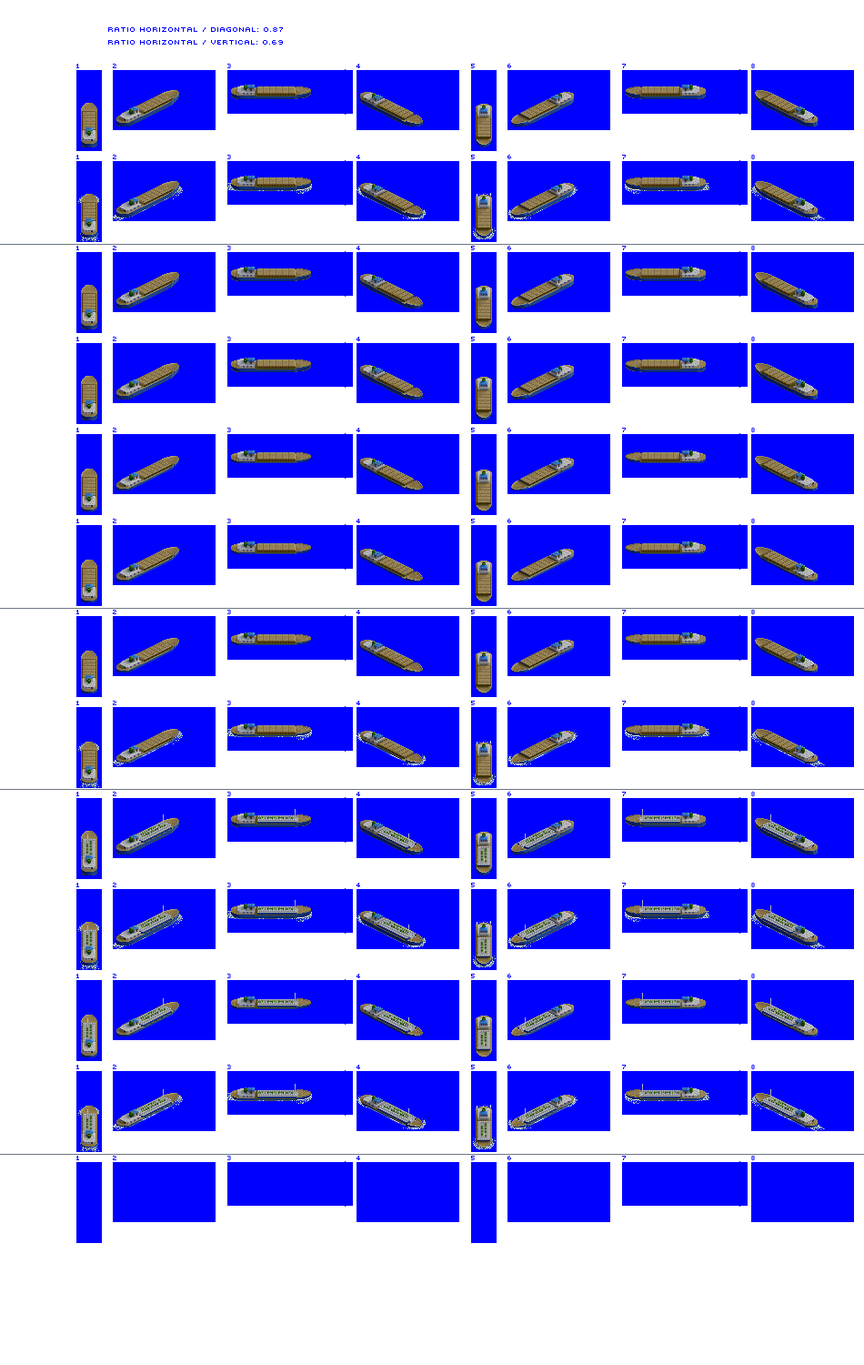
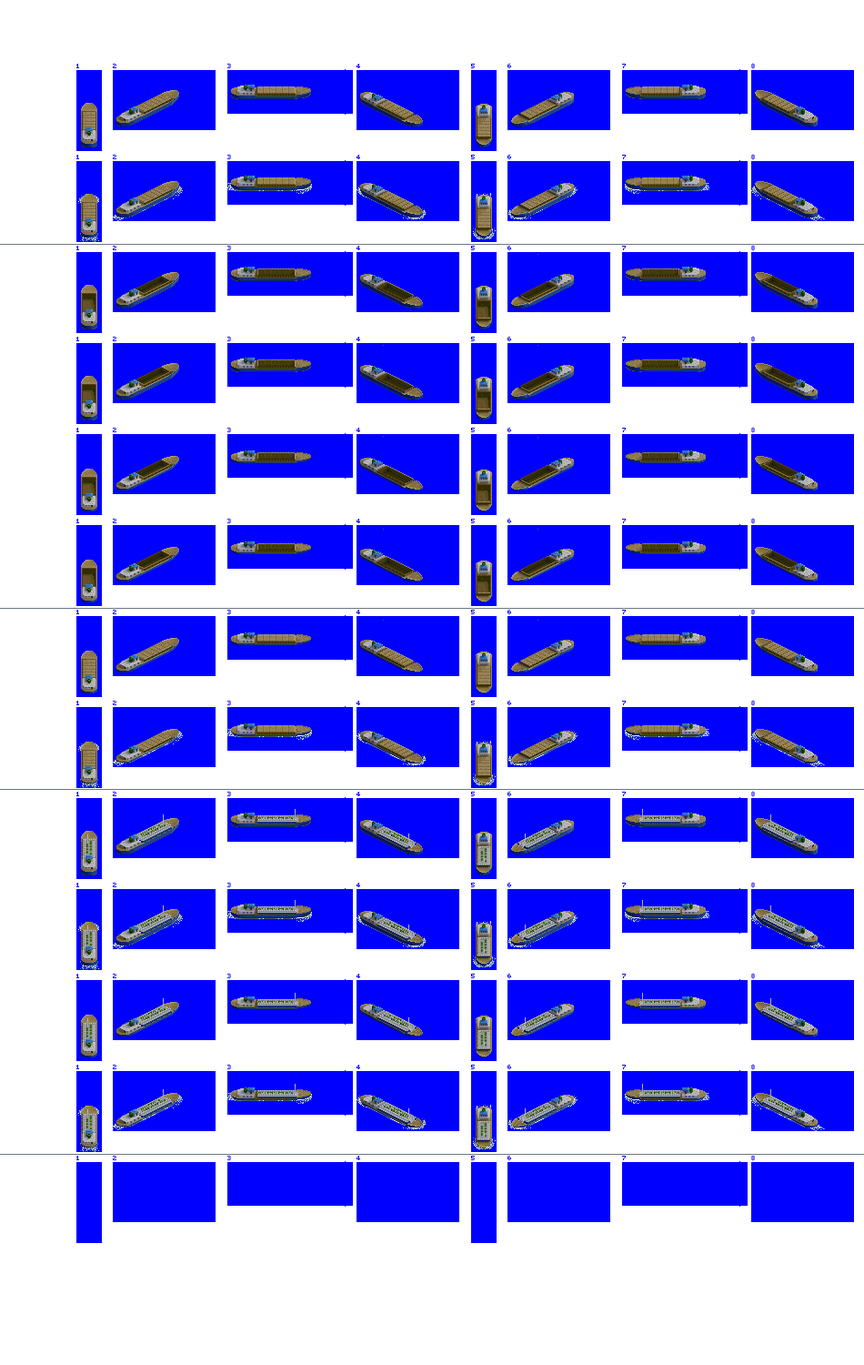
Before/after of a 864 × 1365 layered artwork. What changed in the layer stack:
added layer "HoldOverlay" above "Deck Overlays" over [81, 253, 798, 621]
removed layer "ratio horizontal / diagonal: 0" over [108, 27, 283, 45]
